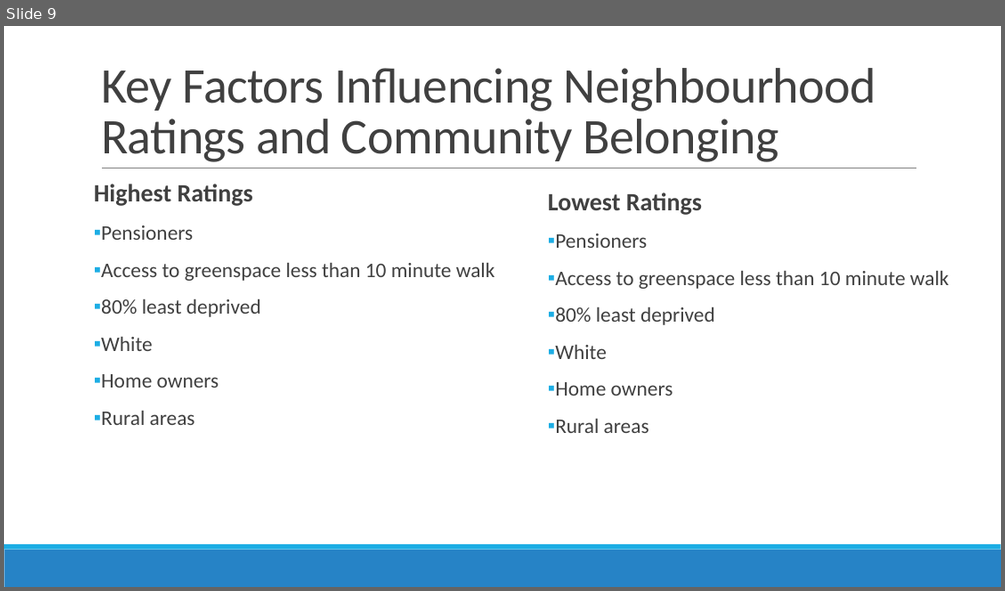
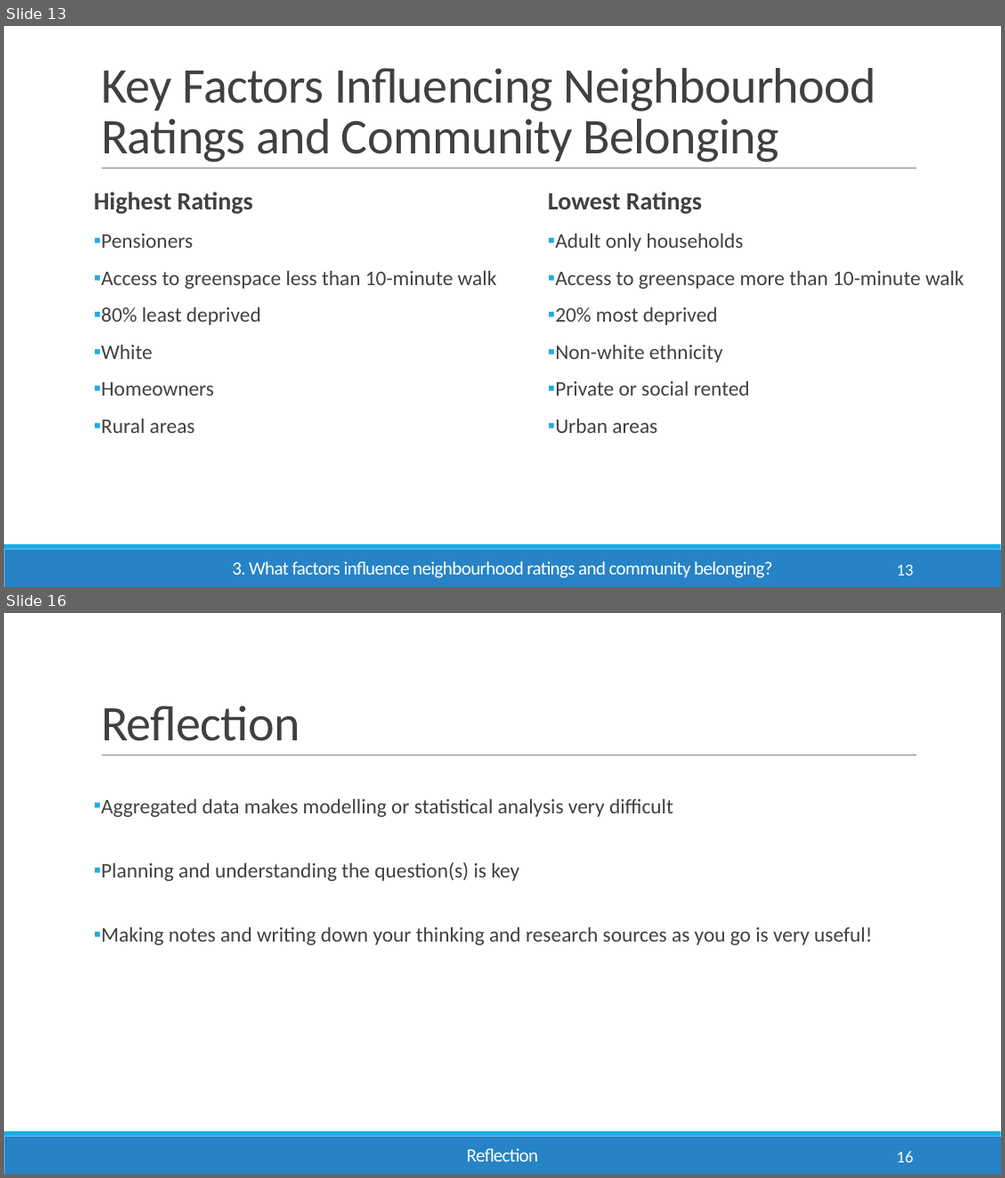
Before and after one commit to Emmz900/scottish_housing_project, a slide deck: presentation/Scottish Household Survey Analysis.pptx. Shown one above the other, each under a label of ours: slide 9 before the commit, slides 13 and 16 after it; the slides between them are not shown. The pictures are 1005x591 and 1005x1178 pixels, drawn with LibreOffice and Linux fonts; fonts in the diff are those of the drawing. Boxes give left, top, right and bottom in pixels: in the first picture for what was removed or moved away, otherwise in the second. Text is boxed around its words. In the diff, an @@ line names an element or a change of style, - is before the commit and + after.

```diff
--- a/presentation/Scottish Household Survey Analysis.pptx
+++ b/presentation/Scottish Household Survey Analysis.pptx
@@ slide 16 added at bbox=[4, 613, 1001, 1174], background #FFFFFF; not listed: 3 template elements that a slide beside it also shows @@
@@ title added at bbox=[101, 706, 299, 741], 48 pt, text #404040 @@
+Reflection
@@ text added at bbox=[101, 799, 872, 945], 20 pt, text #404040 @@
+▪ Aggregated data makes modelling or statistical analysis very difficult
+▪ Planning and understanding the question(s) is key
+▪ Making notes and writing down your thinking and research sources as you go is very useful!
@@ text added at bbox=[467, 1148, 538, 1161], 18 pt, text #FFFFFF @@
+Reflection
@@ page number added at bbox=[897, 1151, 914, 1162], 16 pt, text #FFFFFF @@
+16
@@ what was slide 9 is now slide 13 @@
@@ slide 13 changed as well @@
@@ text "Highest Ratings": place and size @@
-text "Highest Ratings" at bbox=[94, 184, 495, 425]
+text "Highest Ratings" at bbox=[94, 192, 497, 433]
@@ text at bbox=[555, 233, 964, 433]: text changed @@
-▪ Pensioners
-▪ Access to greenspace less than 10 minute walk
-▪ 80% least deprived
-▪ White
-▪ Home owners
-▪ Rural areas
+▪ Adult only households
+▪ Access to greenspace more than 10-minute walk
+▪ 20% most deprived
+▪ Non-white ethnicity
+▪ Private or social rented
+▪ Urban areas
@@ text at bbox=[101, 271, 497, 289]: text changed @@
-▪ Access to greenspace less than 10 minute walk
+▪ Access to greenspace less than 10-minute walk
@@ text at bbox=[101, 382, 214, 395]: spaces changed @@
-▪ Home owners
+▪ Homeowners
@@ text added at bbox=[232, 561, 772, 578], 18 pt, text #FFFFFF @@
+3. What factors influence neighbourhood ratings and community belonging?
@@ page number added at bbox=[897, 564, 914, 575], 16 pt, text #FFFFFF @@
+13
```
Also in this commit, not shown: 5 other slides changed, 8 other slides added, 5 slides removed, 4 other files.
